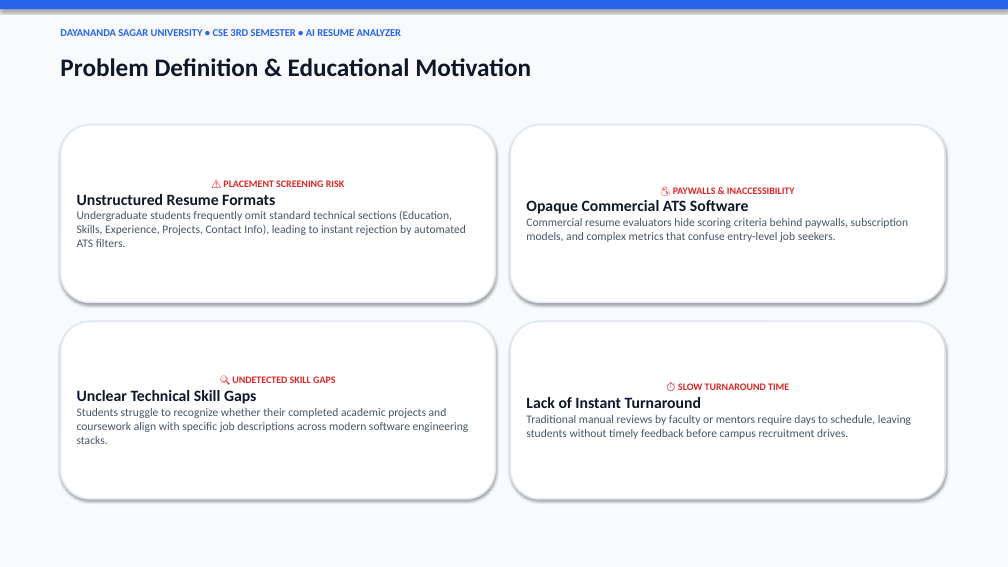
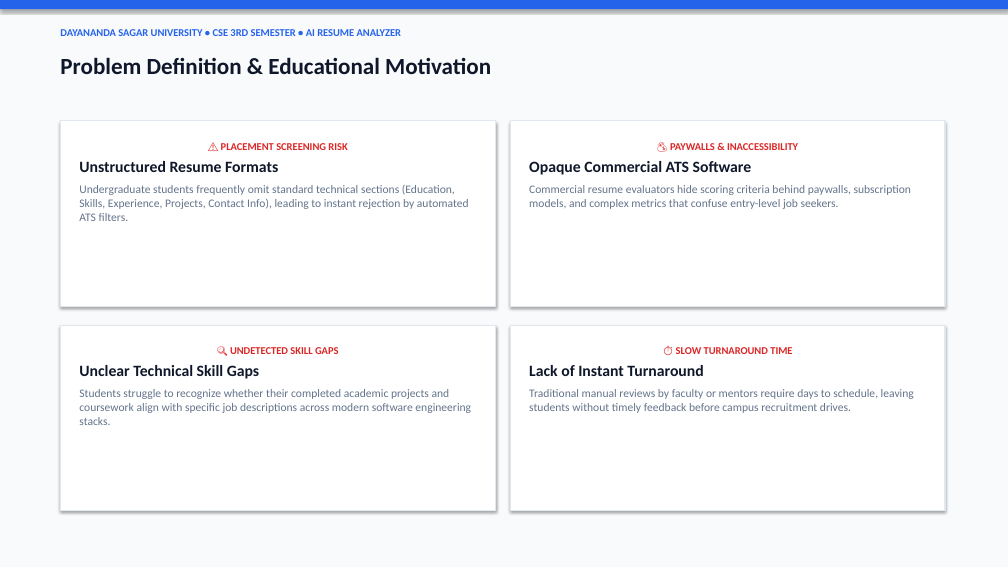
Before and after one commit to geetesh525-glitch/campus-ai-project-assistant, a slide deck: slide 2 of resume_analyzer_project/AI_Resume_Analyzer_Presentation.pptx. Drawn at 1008x567 pixels with LibreOffice and Linux fonts; fonts in the diff are those of the drawing. Boxes give left, top, right and bottom in pixels: in the first picture for what was removed or moved away, otherwise in the second. Text is boxed around its words. In the diff, an @@ line names an element or a change of style, - is before the commit and + after.

```diff
--- a/resume_analyzer_project/AI_Resume_Analyzer_Presentation.pptx
+++ b/resume_analyzer_project/AI_Resume_Analyzer_Presentation.pptx
@@ text "Problem Definition & Educational Motivation" at (60, 57, 491, 74): size 24 to 22 pt @@
@@ rectangle "⚠️ PLACEMENT SCREENING RISK": place and size @@
-rectangle "⚠️ PLACEMENT SCREENING RISK" at (60, 125, 495, 302)
+rectangle "⚠️ PLACEMENT SCREENING RISK" at (60, 121, 495, 306)
@@ rectangle "⚠️ PLACEMENT SCREENING RISK" at (60, 121, 495, 306): size 9.5 to 10 pt in "⚠️ PLACEMENT SCREENING RISK"; text colour #475569 to #64748B in "Undergraduate students frequently omit standard technical se ..."; more space between paragraphs; vertical alignment middle to top; rounded rectangle to rectangle; outline #E2E8F0 1.5 pt to #E2E8F0 1 pt @@
@@ rectangle "💰 PAYWALLS & INACCESSIBILITY": place and size @@
-rectangle "💰 PAYWALLS & INACCESSIBILITY" at (510, 125, 945, 302)
+rectangle "💰 PAYWALLS & INACCESSIBILITY" at (510, 121, 945, 306)
@@ rectangle "💰 PAYWALLS & INACCESSIBILITY" at (510, 121, 945, 306): size 9.5 to 10 pt in "💰 PAYWALLS & INACCESSIBILITY"; text colour #475569 to #64748B in "Commercial resume evaluators hide scoring criteria behind ..."; more space between paragraphs; vertical alignment middle to top; rounded rectangle to rectangle; outline #E2E8F0 1.5 pt to #E2E8F0 1 pt @@
@@ rectangle "🔍 UNDETECTED SKILL GAPS": place and size @@
-rectangle "🔍 UNDETECTED SKILL GAPS" at (60, 321, 495, 499)
+rectangle "🔍 UNDETECTED SKILL GAPS" at (60, 325, 495, 510)
@@ rectangle "🔍 UNDETECTED SKILL GAPS" at (60, 325, 495, 510): size 9.5 to 10 pt in "🔍 UNDETECTED SKILL GAPS"; text colour #475569 to #64748B in "Students struggle to recognize whether their completed ..."; more space between paragraphs; vertical alignment middle to top; rounded rectangle to rectangle; outline #E2E8F0 1.5 pt to #E2E8F0 1 pt @@
@@ rectangle "⏱ SLOW TURNAROUND TIME": place and size @@
-rectangle "⏱ SLOW TURNAROUND TIME" at (510, 321, 945, 499)
+rectangle "⏱ SLOW TURNAROUND TIME" at (510, 325, 945, 510)
@@ rectangle "⏱ SLOW TURNAROUND TIME" at (510, 325, 945, 510): size 9.5 to 10 pt in "⏱ SLOW TURNAROUND TIME"; text colour #475569 to #64748B in "Traditional manual reviews by faculty or mentors ..."; more space between paragraphs; vertical alignment middle to top; rounded rectangle to rectangle; outline #E2E8F0 1.5 pt to #E2E8F0 1 pt @@
```
Also in this commit, not shown: 9 other slides changed, 2 other files.
